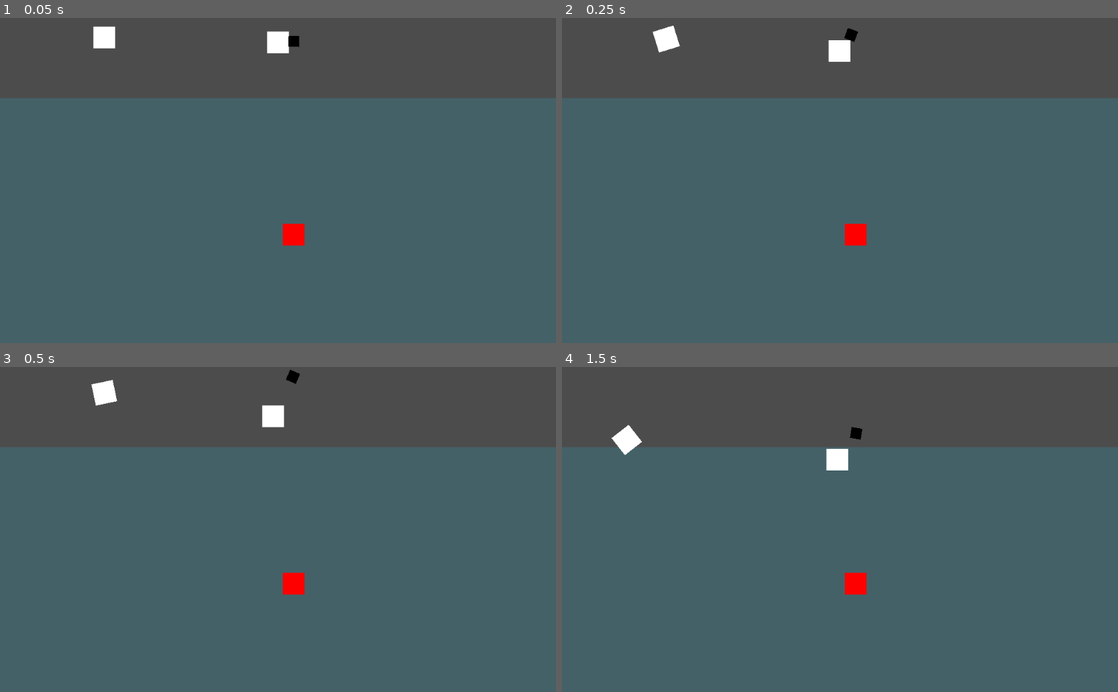
Above: before the commit, frames 1-4 (two rows, left to right).
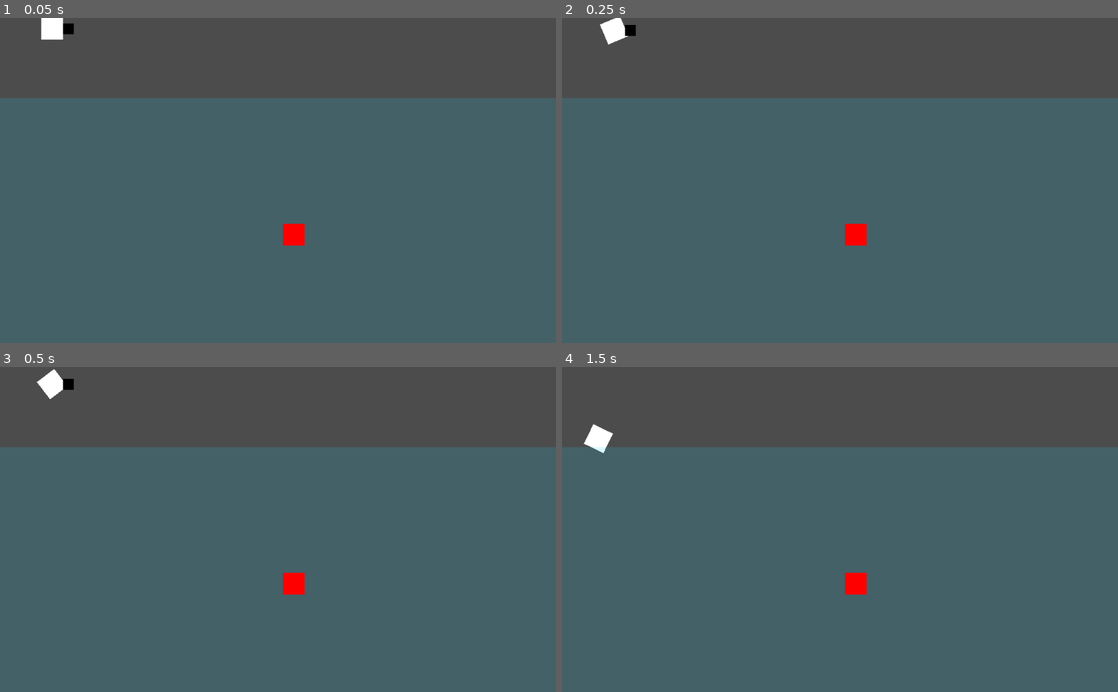
Above: after the commit, the same moments.

Repository: its-dlh/brackeys-2023.2
Game: Godot game, scene res://World/World.tscn
Same seed, same stepped clock (60 frames per second), same inputs: the game is played once before the commit and once after it.
Inputs (mouse positions are in pixels of both pictures, inside the frame that each line leads up to):
- Up to frame 1 (0.05 s): no input
- Up to frame 2 (0.25 s): no input
- Up to frame 3 (0.5 s): no input
- Up to frame 4 (1.5 s): move the mouse to (962, 513) at 0.52 s; hold Right (ui_right) 0.53-1.28 s; click (962, 513) at 0.67 s; move the mouse to (728, 545) at 1.27 s; hold Down (ui_down) from 1.28 s (still down); click (728, 545) at 1.42 s

The runs differ from the first frame. In frame 1, 0.9% of the frame differs, in the area x 7-54%, y 0-11%; in frame 2, 0.9%; in frame 3, 0.9%, in the area x 6-54%, y 0-19%; in frame 4, 0.9%.
Error before the commit: Parse Error: A constant named "HookStates" already exists in this class (at line 8). (res://Player/RigidPlayer.gd:14)

Commit message:
Anchor throwing and attempting to pin it
WIP - badly broken.  This cleans up the repository and combines all the best parts of different players into one object.  It also adds some logic to dynamically add Springs between what the anchor hits and the rigid_body.  Needs state engine to clean up pins.

Diff:
--- /dev/null
+++ b/Player/Chain.gd
@@ -0,0 +1,16 @@
+extends DampedSpringJoint2D
+
+
+# Declare member variables here. Examples:
+# var a = 2
+# var b = "text"
+
+
+# Called when the node enters the scene tree for the first time.
+func _ready():
+	pass # Replace with function body.
+
+
+# Called every frame. 'delta' is the elapsed time since the previous frame.
+#func _process(delta):
+#	pass
--- a/Player/Player.gd
+++ b/Player/Player.gd
@@ -1,25 +1,46 @@
-extends Area2D
+extends Node2D
 
-export var speed = 400
+export var max_throw_distance = 200
+export var throw_speed = 400
+
+onready var rigid_body = $RigidBody
+onready var anchor = $Anchor
+
+var hook_state = HookStates.idle
+
+enum HookStates {
+	idle,
+	extended,
+	stuck
+}
 
 # Called when the node enters the scene tree for the first time.
 func _ready():
-	pass # Replace with function body.
+	pass
 
+func _physics_process(delta):
+	if anchor.position.distance_to(rigid_body.position) > max_throw_distance:
+		var pin = PinJoint2D.new()
+		pin.position = rigid_body.position
+		pin.node_a = rigid_body.get_path()
+		pin.node_b = anchor.get_path()
 
-# Called every frame. 'delta' is the elapsed time since the previous frame.
-func _process(delta):
-	var velocity = Vector2.ZERO # The player's movement vector.
-	if Input.is_action_pressed("ui_right"):
-		velocity.x += 1
-	if Input.is_action_pressed("ui_left"):
-		velocity.x -= 1
-	if Input.is_action_pressed("ui_down"):
-		velocity.y += 1
-	if Input.is_action_pressed("ui_up"):
-		velocity.y -= 1
+		add_child(pin)
 
-	if velocity.length() > 0:
-		velocity = velocity.normalized() * speed
+func _input(event):
+	if event is InputEventMouseButton and event.button_index == BUTTON_LEFT and event.pressed and hook_state == HookStates.idle:
+		hook_state = HookStates.extended
+		var impulse_vector = Vector2(throw_speed, 0).rotated(rigid_body.rotation)
+		anchor.apply_impulse(Vector2(), impulse_vector)
 
-	position += velocity * delta
+func _on_Anchor_body_entered(body):
+	hook_state = HookStates.stuck
+	anchor.sleeping = true
+	var chain = DampedSpringJoint2D.new()
+	chain.position = rigid_body.position
+	chain.length = rigid_body.position.distance_to(body.position)
+	chain.rotation = rad2deg(rigid_body.position.angle_to(body.position))
+	chain.node_a = rigid_body.get_path()
+	chain.node_b = body.get_path()
+
+	add_child(chain)
--- a/Player/Player.tscn
+++ b/Player/Player.tscn
@@ -1,23 +1,57 @@
-[gd_scene load_steps=3 format=2]
+[gd_scene load_steps=5 format=2]
 
 [ext_resource path="res://Player/Player.gd" type="Script" id=1]
+[ext_resource path="res://Player/RigidBody.gd" type="Script" id=2]
 
 [sub_resource type="CircleShape2D" id=1]
 radius = 20.0
 
-[node name="Player" type="Area2D"]
+[sub_resource type="RectangleShape2D" id=2]
+
+[node name="Player" type="Node2D"]
 script = ExtResource( 1 )
 __meta__ = {
 "_edit_group_": true
 }
 
-[node name="ColorRect" type="ColorRect" parent="."]
-margin_right = 40.0
-margin_bottom = 40.0
+[node name="RigidBody" type="RigidBody2D" parent="."]
+angular_damp = 10.5
+script = ExtResource( 2 )
+__meta__ = {
+"_edit_group_": true
+}
 
-[node name="CollisionShape2D" type="CollisionShape2D" parent="."]
-position = Vector2( 20, 20 )
+[node name="CollisionShape2D" type="CollisionShape2D" parent="RigidBody"]
 shape = SubResource( 1 )
 __meta__ = {
 "_edit_group_": true
 }
+
+[node name="ColorRect" type="ColorRect" parent="RigidBody"]
+margin_left = -20.0
+margin_top = -20.0
+margin_right = 20.0
+margin_bottom = 20.0
+
+[node name="Anchor" type="RigidBody2D" parent="."]
+position = Vector2( 30, -30 )
+collision_layer = 2
+collision_mask = 2
+contacts_reported = 1
+contact_monitor = true
+__meta__ = {
+"_edit_group_": true
+}
+
+[node name="CollisionShape2D" type="CollisionShape2D" parent="Anchor"]
+position = Vector2( 0, 30 )
+shape = SubResource( 2 )
+
+[node name="ColorRect" type="ColorRect" parent="Anchor"]
+margin_left = -10.0
+margin_top = 20.0
+margin_right = 10.0
+margin_bottom = 40.0
+color = Color( 0, 0, 0, 1 )
+
+[connection signal="body_entered" from="Anchor" to="." method="_on_Anchor_body_entered"]
--- a/Player/TorquePlayer.gd
+++ b/Player/RigidBody.gd
@@ -20,11 +20,6 @@
 func _physics_process(_delta):
 	look_follow(global_position, get_global_mouse_position())
 
-func _input(event):
-	if event is InputEventMouseButton and event.button_index == BUTTON_LEFT and event.pressed:
-		var impulse_vector = Vector2(100, 0).rotated(rotation)
-		apply_impulse(Vector2(), impulse_vector)
-
 func attempt_angular_velocity(target_velocity: float):
 	var target_acceleration = (target_velocity - angular_velocity) / target_accel_time
 	var target_torque = inertia * target_acceleration
--- a/Player/RigidPlayer.gd
+++ /dev/null
@@ -1,38 +0,0 @@
-extends Node2D
-
-var is_stuck: bool = false
-onready var RigidPlayer: RigidBody2D = $RigidPlayer
-onready var hook: RigidBody2D = $Anchor
-onready var chain: DampedSpringJoint2D = $Chain
-
-enum HookStates {
-	idle,
-	extended,
-	stuck
-}
-
-enum HookStates {
-	idle,
-	extended,
-	stuck
-}
-
-func _ready():
-	chain.pause_mode = Node.PAUSE_MODE_STOP
-
-func _physics_process(delta):
-	# hook.look_at(get_global_mouse_position())
-	pass
-
-func _input(event):
-	if event is InputEventMouseButton and event.button_index == BUTTON_LEFT and event.pressed:
-		var impulse_vector = Vector2(500, 0).rotated(rotation)
-		hook.apply_impulse(Vector2(), impulse_vector)
-		print("click")
-
-
-func _on_Anchor_body_entered(body):
-	print(body)
-	print("body entered")
-	# process the collision
-	chain.pause_mode = Node.PAUSE_MODE_PROCESS
--- a/Player/RigidPlayer.tscn
+++ /dev/null
@@ -1,49 +0,0 @@
-[gd_scene load_steps=4 format=2]
-
-[ext_resource path="res://Player/RigidPlayer.gd" type="Script" id=1]
-
-[sub_resource type="RectangleShape2D" id=2]
-extents = Vector2( 33.3566, 33.7604 )
-
-[sub_resource type="RectangleShape2D" id=3]
-
-[node name="Player" type="Node2D"]
-script = ExtResource( 1 )
-
-[node name="RigidPlayer" type="RigidBody2D" parent="."]
-
-[node name="CollisionShape2D" type="CollisionShape2D" parent="RigidPlayer"]
-scale = Vector2( 0.59933, 0.587948 )
-shape = SubResource( 2 )
-
-[node name="ColorRect" type="ColorRect" parent="RigidPlayer"]
-margin_left = -20.0
-margin_top = -20.0
-margin_right = 20.0
-margin_bottom = 20.0
-
-[node name="Anchor" type="RigidBody2D" parent="."]
-position = Vector2( 30, -30 )
-__meta__ = {
-"_edit_group_": true
-}
-
-[node name="CollisionShape2D" type="CollisionShape2D" parent="Anchor"]
-position = Vector2( 0, 30 )
-shape = SubResource( 3 )
-
-[node name="ColorRect" type="ColorRect" parent="Anchor/CollisionShape2D"]
-margin_left = -10.0
-margin_top = -10.0
-margin_right = 10.0
-margin_bottom = 10.0
-color = Color( 0, 0, 0, 1 )
-
-[node name="Chain" type="DampedSpringJoint2D" parent="."]
-pause_mode = 1
-node_a = NodePath("../RigidPlayer")
-node_b = NodePath("../Anchor")
-length = 70.0
-rest_length = 10.0
-
-[connection signal="body_entered" from="Anchor" to="." method="_on_Anchor_body_entered"]
--- a/Player/TorquePlayer.tscn
+++ /dev/null
@@ -1,21 +0,0 @@
-[gd_scene load_steps=3 format=2]
-
-[ext_resource path="res://Player/TorquePlayer.gd" type="Script" id=1]
-
-[sub_resource type="RectangleShape2D" id=2]
-extents = Vector2( 33.3566, 33.7604 )
-
-[node name="TorquePlayer" type="RigidBody2D"]
-position = Vector2( 96, 16 )
-angular_damp = 10.417
-script = ExtResource( 1 )
-
-[node name="CollisionShape2D" type="CollisionShape2D" parent="."]
-scale = Vector2( 0.59933, 0.587948 )
-shape = SubResource( 2 )
-
-[node name="ColorRect" type="ColorRect" parent="."]
-margin_left = -20.0
-margin_top = -20.0
-margin_right = 20.0
-margin_bottom = 20.0
--- a/World/World.tscn
+++ b/World/World.tscn
@@ -1,7 +1,6 @@
 [gd_scene load_steps=4 format=2]
 
-[ext_resource path="res://Player/RigidPlayer.tscn" type="PackedScene" id=1]
-[ext_resource path="res://Player/TorquePlayer.tscn" type="PackedScene" id=2]
+[ext_resource path="res://Player/Player.tscn" type="PackedScene" id=1]
 
 [sub_resource type="RectangleShape2D" id=1]
 extents = Vector2( 100000, 100000 )
@@ -10,6 +9,14 @@
 extents = Vector2( 20, 20 )
 
 [node name="Node2D" type="Node2D"]
+
+[node name="Player" parent="." instance=ExtResource( 1 )]
+
+[node name="Camera2D" type="Camera2D" parent="Player"]
+position = Vector2( 416, 24 )
+current = true
+limit_top = -20
+smoothing_enabled = true
 
 [node name="Area2D" type="Area2D" parent="."]
 position = Vector2( 0, 128 )
@@ -31,26 +38,10 @@
 position = Vector2( 0, 100040 )
 shape = SubResource( 1 )
 
-[node name="RigidPlayer" parent="." instance=ExtResource( 1 )]
-position = Vector2( 416, 24 )
-
-[node name="Camera2D" type="Camera2D" parent="RigidPlayer"]
-current = true
-limit_top = -20
-smoothing_enabled = true
-
-[node name="TorquePlayer" parent="." instance=ExtResource( 2 )]
-[node name="Target" type="RigidBody2D" parent="."]
+[node name="Target" type="StaticBody2D" parent="."]
 position = Vector2( 425, 360 )
-gravity_scale = 0.0
-[node name="Target" type="StaticBody2D" parent="."]
-position = Vector2( 590, 130 )
-[node name="Target" type="RigidBody2D" parent="."]
-position = Vector2( 425, 360 )
-gravity_scale = 0.0
-__meta__ = {
-"_edit_group_": true
-}
+collision_layer = 3
+collision_mask = 3
 
 [node name="CollisionShape2D" type="CollisionShape2D" parent="Target"]
 position = Vector2( 20, 20 )
